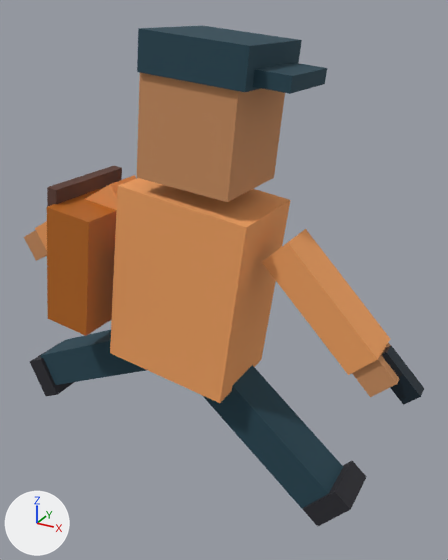
Renders of the glTF model public/assets/actors/repartidor.gltf from each side of a commit.
One viewpoint serves both versions: a camera (50 mm lens) standing at (0.844, -1.311, 1.456) and looking at (0.097, 0.047, 0.777). The axes (+X, +Y, +Z) are drawn at lower left. The lights are the same throughout. The first picture is the older version. Both versions are drawn at frame 7 of the action 'run'; the numbers are the values there.

Names of what the first picture shows: 'armRMesh', 'bagLid', 'cap', 'handR', 'head', 'legLMesh', 'legRMesh', 'phone', 'shoeR', 'thermalBag', 'torso', 'visor' and 3 more.
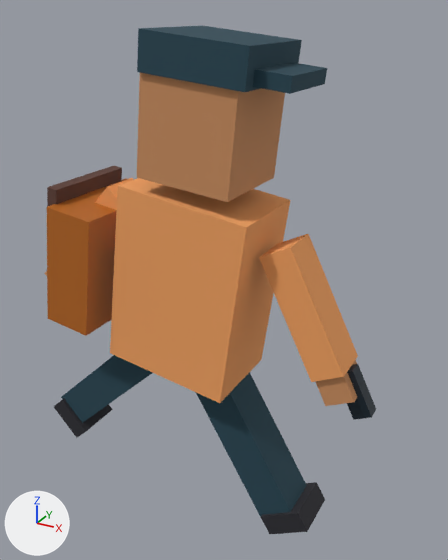
ob_arml is not drawn itself; it is the parent of ob_armlmesh, ob_handl.
ob_armr is not drawn itself; it is the parent of ob_armrmesh, ob_handr, ob_phone.
ob_legl is not drawn itself; it is the parent of ob_leglmesh, ob_shoel.
ob_legr is not drawn itself; it is the parent of ob_legrmesh, ob_shoer.

Pixel boxes (x1, y1, x2, y2) of what changed, in the pictures (448 x 560 px):
'legRMesh', turned: before (202, 365, 343, 511); after (196, 372, 307, 517)
'armRMesh', turned: before (262, 229, 390, 375); after (259, 234, 358, 382)
'legLMesh', turned: before (40, 330, 146, 385); after (61, 355, 152, 423)
'shoeR', turned: before (303, 461, 366, 526); after (261, 482, 325, 534)
'phone', turned: before (382, 345, 424, 405); after (347, 364, 376, 420)
'handR', turned: before (352, 343, 399, 397); after (315, 360, 357, 406)
'shoeL', turned: before (30, 344, 74, 396); after (54, 399, 113, 438)
'armLMesh', turned: before (35, 175, 137, 250); after (95, 178, 133, 210)
'handL', turned (not visible afterwards): before (24, 230, 47, 261)

What changed in the scene script:
```text
Change ob_arml:
    ob_arml.rotation_euler: (0.0, 0.906, 0.0) -> (0.0, 0.604, 0.0)  # degrees (0, 52, 0) -> degrees (0, 35, 0)
Change ob_armr:
    ob_armr.rotation_euler: (0.0, -0.906, 0.0) -> (0.0, -0.604, 0.0)  # degrees (0, -52, 0) -> degrees (0, -35, 0)
Change ob_legl:
    ob_legl.rotation_euler: (0.0, 1.007, 0.0) -> (0.0, 0.671, 0.0)  # degrees (0, 58, 0) -> degrees (0, 38, 0)
Change ob_legr:
    ob_legr.rotation_euler: (0.0, -1.007, 0.0) -> (0.0, -0.671, 0.0)  # degrees (0, -58, 0) -> degrees (0, -38, 0)
```
